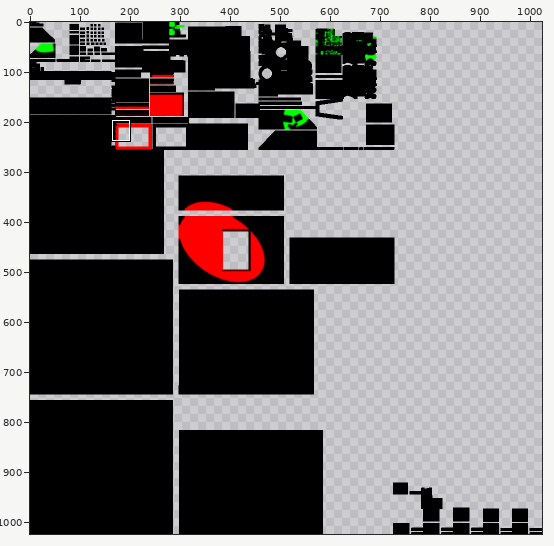
One commit to this sprite sheet: Projet-WYE/Assets/Scenes/Office/Lightmap-0_comp_shadowmask.png. The first picture is a wide view before the edit; the outline marks the close-up.
Close-up. Before:
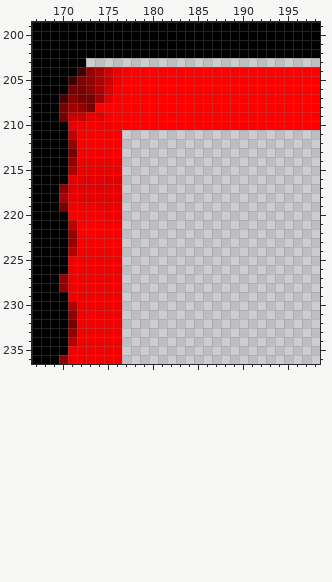
The file is 1024x1024 pixels. Colours within 5 levels of each other are drawn and written as one. Shown: x 167..198, y 199..236. The commit also changed other parts of the picture, which this record leaves out.
After the commit:
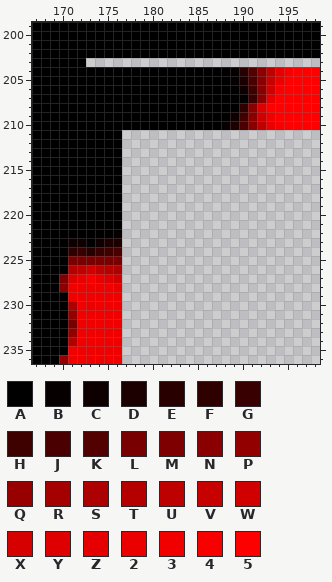
Palette (. is transparent): A #000000  B #060000  C #0e0000  D #1c0000  E #280000  F #2e0000  G #380000  H #3f0000  J #4a0000  K #520000  L #790000  M #7f0000  N #8a0000  P #920000  Q #980000  R #a40000  S #ad0000  T #b50000  U #bd0000  V #c70000  W #d00000  X #d60000  Y #de0000  Z #e40000  2 #eb0000  3 #f10000  4 #f90000  5 #ff0000
Change:
@@ x 167..198 @@
 203 AAAAAA..........................
-204 AAAAAHQSW24555555555555555555555
-205 AAAAHMPSW35555555555555555555555
-206 AAAALLPSX45555555555555555555555
-207 AAAJNLLRZ55555555555555555555555
-208 AAALRQL5555555555555555555555555
-209 AAALVVZZ455555555555555555555555
-210 AAAAZ344345555555555555555555555
-211 AAAAU44444......................
-212 AAAAQ44444......................
-213 AAAAL44444......................
-214 AAAAP33333......................
-215 AAAAS22222......................
-216 AAAAZZZZZZ......................
-217 AAANZZZZZZ......................
-218 AAAS2ZZZZZ......................
-219 AAAL333222......................
-220 AAAA444433......................
-221 AAAAU55544......................
-222 AAAAQ45444......................
-223 AAAAQ44444......................
-224 AAAAT33333......................
-225 AAAA333333......................
-226 AAAA333333......................
-227 AAAP333333......................
-228 AAAP333333......................
+204 AAAAAAAAAAAAAAAAAAAAAABEKNUZ4555
+205 AAAAAAAAAAAAAAAAAAAAAABDJNV25555
+206 AAAAAAAAAAAAAAAAAAAAAAACHNW45555
+207 AAAAAAAAAAAAAAAAAAAAAAAAGNZ55555
+208 AAAAAAAAAAAAAAAAAAAAAAAFNY555555
+209 AAAAAAAAAAAAAAAAAAAAAACHNW355555
+210 AAAAAAAAAAAAAAAAAAAAABDJNU245555
+211 AAAAAAAAAA......................
+212 AAAAAAAAAA......................
+213 AAAAAAAAAA......................
+214 AAAAAAAAAA......................
+215 AAAAAAAAAA......................
+216 AAAAAAAAAA......................
+217 AAAAAAAAAA......................
+218 AAAAAAAAAA......................
+219 AAAAAAAAAA......................
+220 AAAAAAAAAA......................
+221 AAAAAAAAAA......................
+222 AAAAAAAAAB......................
+223 AAAACCACDD......................
+224 AAAAFGEGHJ......................
+225 AAAALLLLLL......................
+226 AAAATUWUTS......................
+227 AAAMY242YW......................
+228 AAAN333332......................
 229 AAAA333333......................
-230 AAAAT33333......................
-231 AAAAP34333......................
+230 AAAAS32333......................
+231 AAAAP33333......................
 232 AAAAL33333......................
Boxes around the changes in both close-ups, in picture pixels (x1, y1, x2, y2):
changed: (59, 67, 293, 319)
